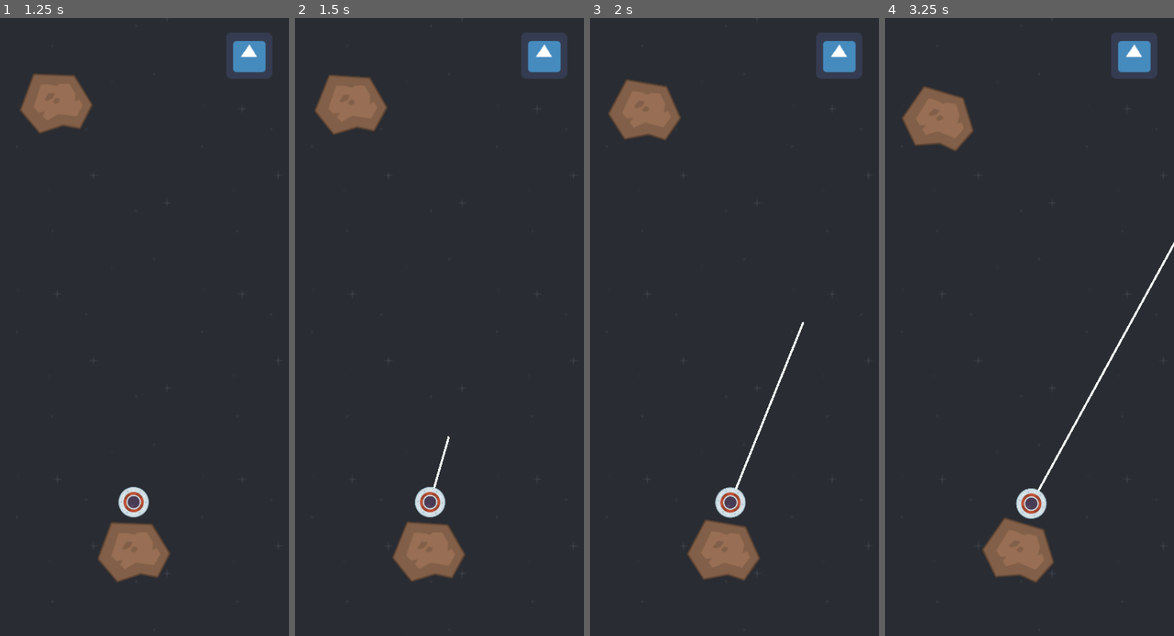
Above: before the commit, frames 1-4 (left to right).
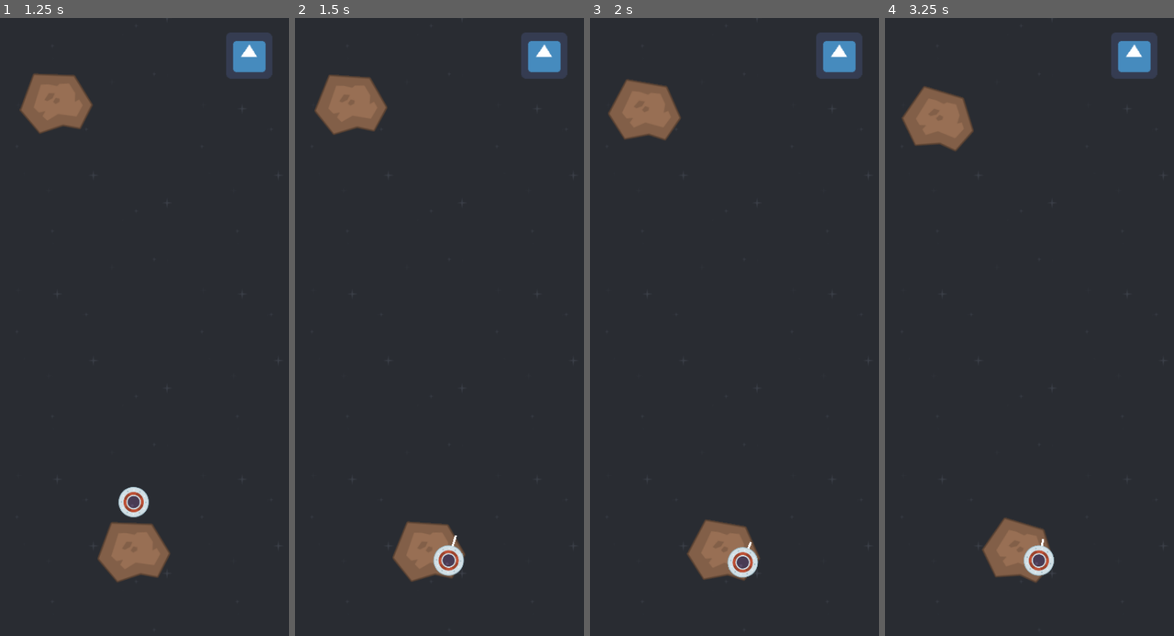
Above: after the commit, the same moments.

Repository: brendankhoury/To-the-moon-and-hack
Game: Godot game, scene res://Src/Main.tscn
The game is run twice, just before and just after one commit, with the same random seed, the same clock (stepped at 60 frames per second) and the same inputs. The engine's default icon, where the game draws it, is replaced by a stand-in: a white triangle on a blue panel in a dark square.
Inputs (mouse positions are in pixels of both pictures, inside the frame that each line leads up to):
- Up to frame 1 (1.25 s): click (248, 55) at 0.5 s
- Up to frame 2 (1.5 s): click (543, 55) at 1.25 s
- Up to frame 3 (2 s): no input
- Up to frame 4 (3.25 s): click (1133, 55) at 2 s; tap Enter at 2.75 s; move the mouse to (1093, 296) at 2.77 s; hold Space (tap) from 2.78 s (still down)

Frame 1 is identical in both runs. In frame 2, 0.9% of the frame differs, in the area x 41-59%, y 67-91%; in frame 3, 1.1%; in frame 4, 1.3%, in the area x 45-100%, y 36-91%.

Commit message:
call deffereeeddd

Diff:
--- a/Src/Actors/Asteroid.tscn
+++ b/Src/Actors/Asteroid.tscn
@@ -16,4 +16,5 @@
 
 [node name="CollisionPolygon2D3" type="CollisionPolygon2D" parent="."]
 position = Vector2( 0, 1 )
-polygon = PoolVector2Array( -33.75, -42.25, 23.25, -41.75, 51, -1.25, 37, 27, 30.75, 29, 7, 33.5, -24.75, 39.5, -50.75, 11.5 )
+polygon = PoolVector2Array( -33.75, -42.25, 23.25, -41.75, 51, -1.25, 37, 27, 30.75, 29, 7, 33.75, -24.75, 39.5, -50.75, 11.5 )
+one_way_collision = true
--- a/Src/Actors/Player.gd
+++ b/Src/Actors/Player.gd
@@ -63,8 +63,19 @@
 func _physics_process(delta: float) -> void:
 	var raycast = get_node("GrappleDetection")
 
-	if !grapple_collided:
+	if !grapple_collided and (Input.is_action_pressed("tap") or is_grappling or grapple_length != MIN_GRAPPLE_LENGTH):
 		#raycast and snap and rotate mouse_dir
+		var mouse_raycast: RayCast2D = get_node("Mouse Raycast")
+		mouse_raycast.set_global_position(get_parent().get_global_position())
+		mouse_raycast.set_cast_to(mouse_raycast.to_local(to_global(mouse_dir)))
+#		print(mouse_raycast.get_collision_point())
+		var mouse_collision = mouse_raycast.get_collision_point()
+		set_global_position(mouse_collision + mouse_collision.direction_to(get_global_mouse_position())*PLAYER_WIDTH )
+#		print()
+#		var sprite_edges: Navigation2D = get_parent().get_node("SpriteEdges")
+#		var path = sprite_edges.get_simple_path(
+#			get_parent().to_local(to_global(position)), get_parent().to_local(get_global_mouse_position()))
+#		print(path)
 		pass
 
 
@@ -89,33 +100,25 @@
 
 		grapple_length = raycast.global_position.distance_to(global_collision_point)
 		grapple_dir = raycast.global_position.direction_to(global_collision_point)
-		position += grapple_speed * grapple_dir * delta
+		global_position += grapple_speed * grapple_dir * delta
 		grapple_length -= grapple_speed * delta
 	elif grapple_length > MIN_GRAPPLE_LENGTH:
 		grapple_length -= grapple_speed * delta
 		if grapple_length < MIN_GRAPPLE_LENGTH:
 			grapple_length = MIN_GRAPPLE_LENGTH
-	elif Input.is_action_pressed("tap"):
+	elif Input.is_action_pressed("tap") and grapple_length == MIN_GRAPPLE_LENGTH:
 		mouse_dir = to_local(get_global_mouse_position()).normalized()
-		var mouse_raycast: RayCast2D = get_node("Mouse Raycast")
-		mouse_raycast.set_global_position(get_parent().get_global_position())
-		mouse_raycast.set_cast_to(mouse_raycast.to_local(get_global_mouse_position()))
-#		print(mouse_raycast.get_collision_point())
-		var mouse_collision = mouse_raycast.get_collision_point()
-		set_global_position(mouse_collision + mouse_collision.direction_to(get_global_mouse_position())*PLAYER_WIDTH )
-#		print()
-#		var sprite_edges: Navigation2D = get_parent().get_node("SpriteEdges")
-#		var path = sprite_edges.get_simple_path(
-#			get_parent().to_local(to_global(position)), get_parent().to_local(get_global_mouse_position()))
-#		print(path)
+
 
 func _on_asteroid_entered(body: Node) -> void:
-	if  asteroid == body:
+	if  asteroid == body and grapple_collided:
 		grapple_collided = false
 		grapple_length = MIN_GRAPPLE_LENGTH
 		var previous_global_position := global_position
-		if self.get_parent():
-			self.get_parent().remove_child(self)
-		body.add_child(self)
-		set_global_position(previous_global_position)
-		rotate(-get_parent().rotation_speed)
+		call_deferred("reparent",self, previous_global_position)
+
+func reparent(node, previous_global_position):
+	print("reparent")
+	node.get_parent().remove_child(node) # error here
+	asteroid.add_child(node)
+	set_global_position(previous_global_position)
